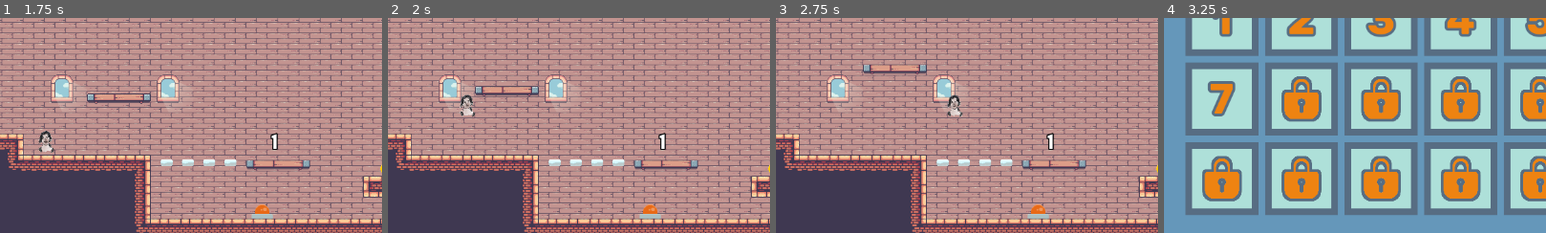
Above: before the commit, frames 1-4 (left to right).
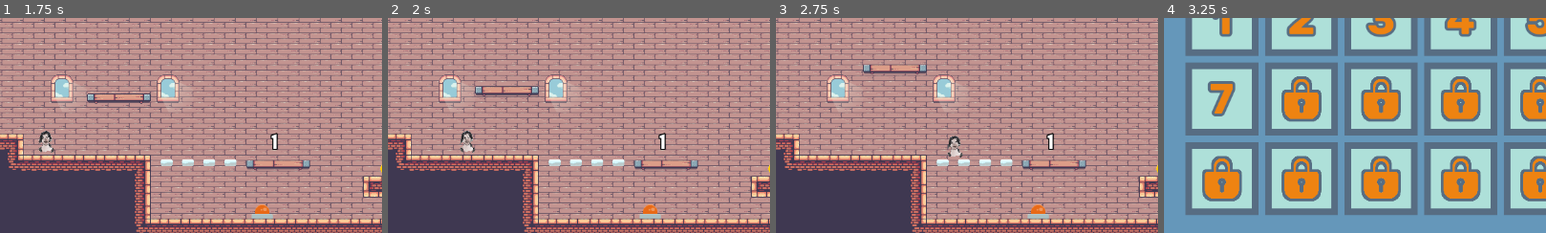
Above: after the commit, the same moments.

Repository: quimnuss/sompics
Game: Godot game, scene res://scenes/playground.tscn
Two runs of this game, one before a commit and one after it. Both use one fixed random seed, a clock stepped at 60 frames per second and the inputs below. The project has no main scene, so this scene is started directly.
Inputs (mouse positions are % of the whole screen's width and height, from its top left):
- Up to frame 1 (1.75 s): click "Send pong" at 0.5 s; move the mouse to (72, 45) at 1.27 s; hold D (move_right) from 1.28 s (still down); tap W (jump) at 1.35, 1.52 s; click (72, 45) at 1.42 s
- Up to frame 2 (2 s): keep holding D (move_right); tap W (jump) at 1.82 s
- Up to frame 3 (2.75 s): keep holding D (move_right); move the mouse to (30, 55) at 2.02 s; tap E (drop) at 2.1 s; tap W (jump) at 2.27, 2.3, 2.57 s
- Up to frame 4 (3.25 s): move the mouse to (60, 28) at 2.77 s; release D (move_right) at 2.78 s; hold A (move_left) from 2.78 s (still down); hold J (level_select) from 2.78 s (still down); tap W (jump) at 3.05 s
The pictures show only the part of the screen within x 16-66%, y 37-87%; the shares and areas given below are measured in that part.

Frame 1 is identical in both runs. In frame 2, 0.5% of the frame differs, in the area x 18-23%, y 35-63%; in frame 3, 0.5%; in frame 4, nothing differs.
Error in both runs: Invalid access to property or key 'text' on a base object of type 'null instance'. (res://networking/debug_client.gd:10)

Commit message:
wip: working ws action trigger jump (hardcoded duration)

Diff:
--- a/actors/pic.gd
+++ b/actors/pic.gd
@@ -71,6 +71,21 @@
     #if just_jumped and not is_on_floor():
         #velocity.y = JUMP_VELOCITY*0.5
 
+func external_input():
+    # does not work
+    #var jump_event = InputEventAction.new()
+    #jump_event.action = "jump"
+    #jump_event.pressed = true
+    #Input.parse_input_event(jump_event)
+    print("external jump")
+    # works
+    Input.action_press("jump")
+    await get_tree().create_timer(1).timeout
+    Input.action_release("jump")
+    # TODO figure out how to input actions programatically...
+    # this works tho...
+    #velocity.y = JUMP_VELOCITY
+
 func _physics_process(delta):
 
     var attached_velocity = Vector2(0,0)
--- a/actors/player_spawner.gd
+++ b/actors/player_spawner.gd
@@ -20,7 +20,8 @@
     var pic : Pic = pic_scene.instantiate()
     pic.person = pic_name
     self.add_child(pic)
-
+    var controller : WsController = $"../WebsocketMinimalController" as WsController
+    controller.jump.connect(pic.external_input)
 
 func spawn_attached(pic_name):
     var pic : Pic = pic_scene.instantiate()
--- a/networking/websocket_minimal_controller.gd
+++ b/networking/websocket_minimal_controller.gd
@@ -1,15 +1,17 @@
 extends Node
+class_name WsController
 
 # The port we will listen to.
 const PORT = 9080
 var tcp_server := TCPServer.new()
 var socket := WebSocketPeer.new()
 
+signal jump
 
 func log_message(message):
     var time = "[color=#aaaaaa] %s [/color]" % Time.get_time_string_from_system()
     prints('[server]' + time + message + "\n")
-
+    on_jump_received()
 
 func _ready():
     if tcp_server.listen(PORT) != OK:
@@ -34,10 +36,12 @@
     socket.close()
     tcp_server.stop()
 
-
-func _on_button_pong_pressed():
-    socket.send_text("Pong")
+func on_jump_received():
+    jump.emit()
     var jump_event = InputEventAction.new()
     jump_event.action = "jump"
     jump_event.pressed = true
     Input.parse_input_event(jump_event)
+
+func _on_button_pong_pressed():
+    socket.send_text("Pong")
